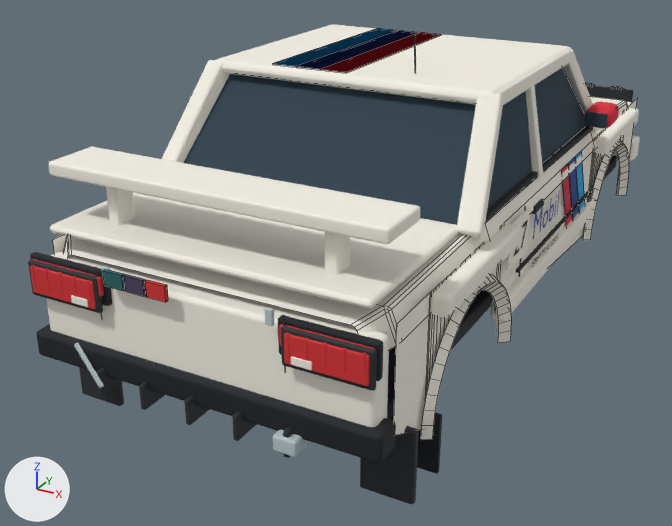
Renders of the Blender file art_source/screenprint/vehicles/R200.blend from each side of a commit.
Before and after are seen from a 50 mm lens placed at (2.13, -4.79, 1.89), pointed at (-0.26, -0.44, -0.29). The axes (+X, +Y, +Z) are drawn at lower left. The lights are the same throughout. The older version comes first. Mesh edges are drawn as thin lines on the coarser meshes.

Names of what the first picture shows: 'BootLid', 'BrushlineDetail_RearMudflap.001', 'E30BoxFlareTop.003', 'E30RearWing', 'RearBumper', 'RearFascia', 'RearGlass', 'Roof', 'SculptedShoulder', 'SidePanel.105', 'SideWindows.001', 'WindowPillar.004' and 76 more.
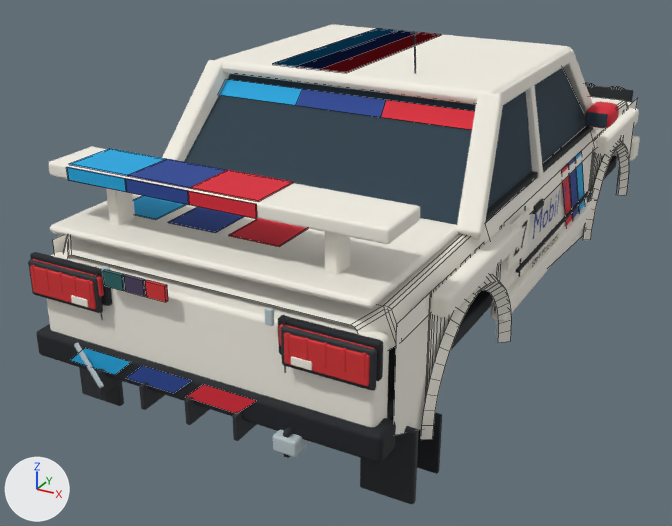
Patch to the scene script:
```diff
--- a/art_source/screenprint/vehicles/R200.blend.py
+++ b/art_source/screenprint/vehicles/R200.blend.py
@@ me_liveryrear_mfascia_005 @@
+me_liveryrear_mfascia_005.from_pydata([(-0.03, -2.158, -0.19), (0.23, -2.158, -0.19), (0.33, -2.158, -0.1), (0.07, -2.158, -0.1)], [], [(0, 1, 2, 3)])
+me_liveryrear_mfascia_005.materials.append(mat_scarlet)  # red #dd2537
@@ me_liveryrear_mfascia_004 @@
+me_liveryrear_mfascia_004.from_pydata([(-0.35, -2.158, -0.19), (-0.09, -2.158, -0.19), (0.01, -2.158, -0.1), (-0.25, -2.158, -0.1)], [], [(0, 1, 2, 3)])
+me_liveryrear_mfascia_004.materials.append(mat_blue)  # blue #254596
@@ me_liveryrear_mfascia_003 @@
+me_liveryrear_mfascia_003.from_pydata([(-0.67, -2.158, -0.19), (-0.41, -2.158, -0.19), (-0.31, -2.158, -0.1), (-0.57, -2.158, -0.1)], [], [(0, 1, 2, 3)])
+me_liveryrear_mfascia_003.materials.append(mat_cyan)  # cyan #19a9e3
@@ me_liveryrear_glassbanner_002 @@
+me_liveryrear_glassbanner_002.from_pydata([(0.236, -0.892, 0.746), (0.707, -0.892, 0.746), (0.696, -0.832, 0.815), (0.232, -0.832, 0.815)], [], [(0, 1, 2, 3)])
+me_liveryrear_glassbanner_002.materials.append(mat_scarlet)  # red #dd2537
@@ me_liveryrear_glassbanner_001 @@
+me_liveryrear_glassbanner_001.from_pydata([(-0.236, -0.892, 0.746), (0.236, -0.892, 0.746), (0.232, -0.832, 0.815), (-0.232, -0.832, 0.815)], [], [(0, 1, 2, 3)])
+me_liveryrear_glassbanner_001.materials.append(mat_blue)  # blue #254596
@@ me_liveryrear_glassbanner @@
+me_liveryrear_glassbanner.from_pydata([(-0.707, -0.892, 0.746), (-0.236, -0.892, 0.746), (-0.232, -0.832, 0.815), (-0.696, -0.832, 0.815)], [], [(0, 1, 2, 3)])
+me_liveryrear_glassbanner.materials.append(mat_cyan)  # cyan #19a9e3
@@ ob_liveryrear_mboot_002 @@
+ob_liveryrear_mboot_002 = bpy.data.objects.new('LiveryRear_MBoot.002', me_cube_048)  # a box spanning x -0.125..0.125, y -0.185..0.185, z -0.002..0.002; in mat_scarlet (red #dd2537)
+ob_liveryrear_mboot_002.location = (0.1, -1.615, 0.413)
@@ ob_liveryrear_mfascia_002 @@
+ob_liveryrear_mfascia_002 = bpy.data.objects.new('LiveryRear_MFascia.002', me_liveryrear_mfascia_005)
+ob_liveryrear_mfascia_002.location = (0.0, 0.0, 0.0)
@@ ob_liveryrear_mwingedge_002 @@
+ob_liveryrear_mwingedge_002 = bpy.data.objects.new('LiveryRear_MWingEdge.002', me_cube_047)  # a box spanning x -0.16..0.16, y -0.003..0.003, z -0.029..0.029; in mat_scarlet (red #dd2537)
+ob_liveryrear_mwingedge_002.location = (0.1, -2.008, 0.64)
@@ ob_liveryrear_mwingtop_002 @@
+ob_liveryrear_mwingtop_002 = bpy.data.objects.new('LiveryRear_MWingTop.002', me_cube_046)  # a box spanning x -0.16..0.16, y -0.128..0.128, z -0.002..0.002; in mat_scarlet (red #dd2537)
+ob_liveryrear_mwingtop_002.location = (0.1, -1.865, 0.677)
@@ ob_liveryrear_mboot_001 @@
+ob_liveryrear_mboot_001 = bpy.data.objects.new('LiveryRear_MBoot.001', me_cube_045)  # a box spanning x -0.125..0.125, y -0.185..0.185, z -0.002..0.002; in mat_blue (blue #254596)
+ob_liveryrear_mboot_001.location = (-0.22, -1.615, 0.413)
@@ ob_liveryrear_mfascia_001 @@
+ob_liveryrear_mfascia_001 = bpy.data.objects.new('LiveryRear_MFascia.001', me_liveryrear_mfascia_004)
+ob_liveryrear_mfascia_001.location = (0.0, 0.0, 0.0)
@@ ob_liveryrear_mwingedge_001 @@
+ob_liveryrear_mwingedge_001 = bpy.data.objects.new('LiveryRear_MWingEdge.001', me_cube_044)  # a box spanning x -0.16..0.16, y -0.003..0.003, z -0.029..0.029; in mat_blue (blue #254596)
+ob_liveryrear_mwingedge_001.location = (-0.22, -2.008, 0.64)
@@ ob_liveryrear_mwingtop_001 @@
+ob_liveryrear_mwingtop_001 = bpy.data.objects.new('LiveryRear_MWingTop.001', me_cube_043)  # a box spanning x -0.16..0.16, y -0.128..0.128, z -0.002..0.002; in mat_blue (blue #254596)
+ob_liveryrear_mwingtop_001.location = (-0.22, -1.865, 0.677)
@@ ob_liveryrear_mboot @@
+ob_liveryrear_mboot = bpy.data.objects.new('LiveryRear_MBoot', me_cube_042)  # a box spanning x -0.125..0.125, y -0.185..0.185, z -0.002..0.002; in mat_cyan (cyan #19a9e3)
+ob_liveryrear_mboot.location = (-0.54, -1.615, 0.413)
@@ ob_liveryrear_mfascia @@
+ob_liveryrear_mfascia = bpy.data.objects.new('LiveryRear_MFascia', me_liveryrear_mfascia_003)
+ob_liveryrear_mfascia.location = (0.0, 0.0, 0.0)
@@ ob_liveryrear_mwingedge @@
+ob_liveryrear_mwingedge = bpy.data.objects.new('LiveryRear_MWingEdge', me_cube_041)  # a box spanning x -0.16..0.16, y -0.003..0.003, z -0.029..0.029; in mat_cyan (cyan #19a9e3)
+ob_liveryrear_mwingedge.location = (-0.54, -2.008, 0.64)
@@ ob_liveryrear_mwingtop @@
+ob_liveryrear_mwingtop = bpy.data.objects.new('LiveryRear_MWingTop', me_cube_040)  # a box spanning x -0.16..0.16, y -0.128..0.128, z -0.002..0.002; in mat_cyan (cyan #19a9e3)
+ob_liveryrear_mwingtop.location = (-0.54, -1.865, 0.677)
@@ ob_liveryrear_glassbanner_002 @@
+ob_liveryrear_glassbanner_002 = bpy.data.objects.new('LiveryRear_GlassBanner.002', me_liveryrear_glassbanner_002)
+ob_liveryrear_glassbanner_002.location = (0.0, 0.0, 0.0)
@@ ob_liveryrear_glassbanner_001 @@
+ob_liveryrear_glassbanner_001 = bpy.data.objects.new('LiveryRear_GlassBanner.001', me_liveryrear_glassbanner_001)
+ob_liveryrear_glassbanner_001.location = (0.0, 0.0, 0.0)
@@ ob_liveryrear_glassbanner @@
+ob_liveryrear_glassbanner = bpy.data.objects.new('LiveryRear_GlassBanner', me_liveryrear_glassbanner)
+ob_liveryrear_glassbanner.location = (0.0, 0.0, 0.0)
```

What differs and where, as boxes (x1, y1, x2, y2) in the pictures (672 x 526 px):
'LiveryRear_MWingTop.002', added (red)
    after: (190, 170, 293, 202)
'LiveryRear_GlassBanner.002', added (red)
    after: (381, 100, 475, 130)
'LiveryRear_MWingTop.001', added (blue)
    after: (128, 159, 227, 188)
'LiveryRear_GlassBanner.001', added (blue)
    after: (296, 89, 386, 117)
'LiveryRear_MWingTop', added (cyan)
    after: (69, 148, 166, 176)
'LiveryRear_GlassBanner', added (cyan)
    after: (218, 79, 302, 105)
'LiveryRear_MBoot.002', added (red)
    after: (229, 218, 308, 247)
'LiveryRear_MBoot.001', added (blue)
    after: (168, 207, 245, 233)
'LiveryRear_MWingEdge.002', added (red)
    after: (188, 191, 257, 219)
'LiveryRear_MFascia.002', added (red)
    after: (186, 384, 256, 413)
'LiveryRear_MWingEdge.001', added (blue)
    after: (125, 178, 189, 205)
'LiveryRear_MFascia.001', added (blue)
    after: (126, 366, 191, 393)
'LiveryRear_MBoot', added (cyan)
    after: (133, 195, 187, 220)
'LiveryRear_MWingEdge', added (cyan)
    after: (66, 167, 126, 192)
'LiveryRear_MFascia', added (cyan)
    after: (71, 348, 131, 374)
